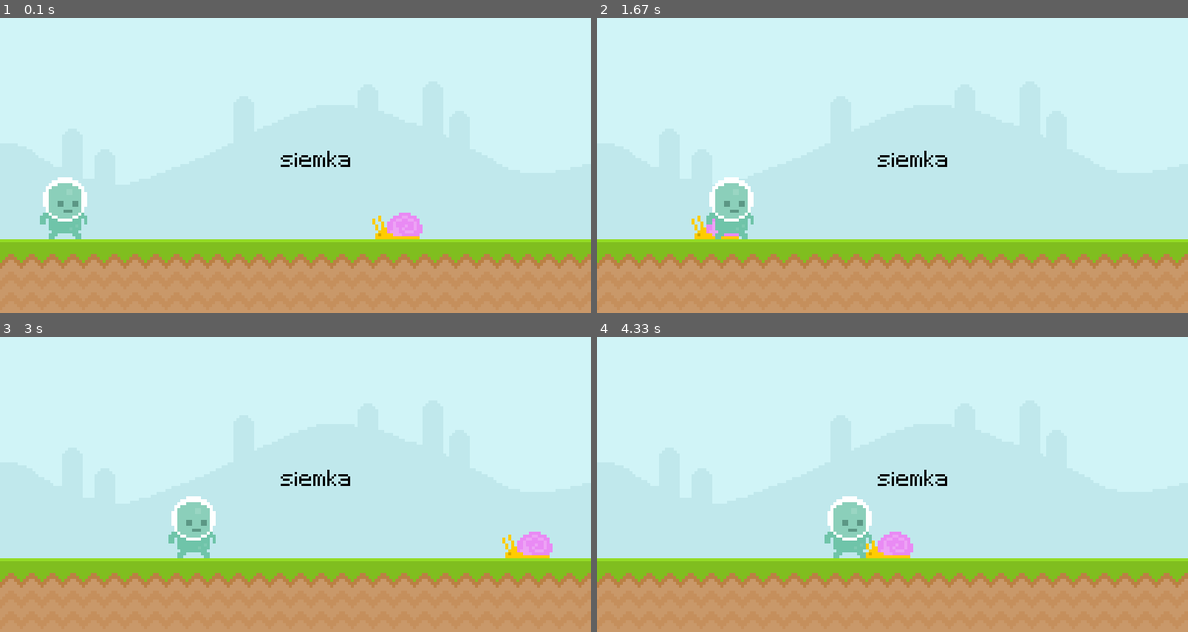
Above: before the commit, frames 1-4 (two rows, left to right).
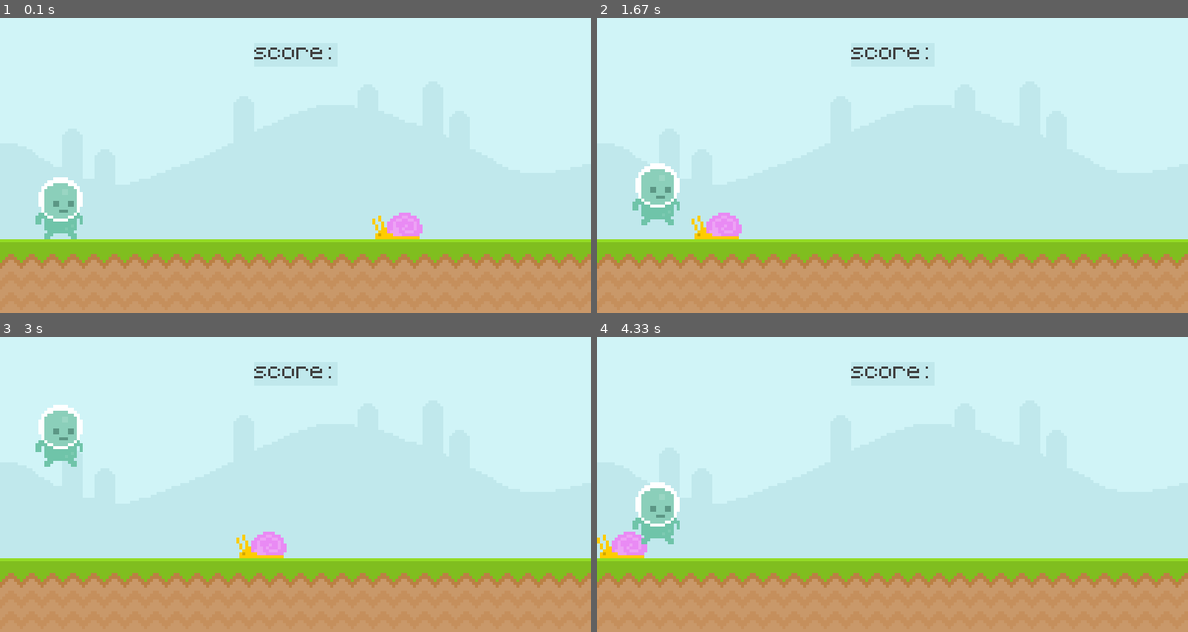
Above: after the commit, the same moments.

Repository: neczju/mysandbox
Game: pygame game, started from py/pygame/clear_code_tutorial/runner_game.py
Two runs of this game, one before a commit and one after it. Both use one fixed random seed, a clock stepped at 60 frames per second and the inputs below.
Inputs (mouse positions are in pixels of both pictures, inside the frame that each line leads up to):
- Up to frame 1 (0.1 s): no input
- Up to frame 2 (1.67 s): press the mouse at (656, 206) at 0.37 s; move the mouse to (762, 147) at 0.47 s; release the mouse at (868, 85) at 0.6 s; tap Space at 0.67 s; press the mouse at (656, 206) at 1.03 s; move the mouse to (715, 162) at 1.13 s; release the mouse at (768, 118) at 1.27 s
- Up to frame 3 (3 s): tap Space at 1.83, 2.17, 2.57, 2.87 s
- Up to frame 4 (4.33 s): tap Space at 3.4, 3.7, 3.9 s

The runs differ from the first frame. In frame 1, 1.1% of the frame differs, in the area x 6-60%, y 10-75%; in frame 2, 2.9%; in frame 3, 4.0%, in the area x 6-94%, y 10-75%; in frame 4, 4.0%.

Commit message:
updated pygame

Diff:
--- a/py/pygame/bulbasaur_clicker/bulbasaur_clicker.py
+++ b/py/pygame/bulbasaur_clicker/bulbasaur_clicker.py
@@ -1,6 +1,7 @@
 import pygame
 import shelve
 from pathlib import Path
+import sys
 
 pygame.init()
 
@@ -15,12 +16,18 @@
 bulb_surf = pygame.image.load(Path('assets/bulb.png')).convert_alpha()
 bulb_rect = bulb_surf.get_rect(center = (320, 240))
 
-
-if not Path('counter.db').exists():
-    counterFile = shelve.open('counter.db')
-    counterFile['counter'] = 0
-else:
-    counterFile = shelve.open('counter.db')
+if sys.platform == 'linux':
+    if not Path('counter').exists():
+        counterFile = shelve.open('counter')
+        counterFile['counter'] = 0
+    else:
+        counterFile = shelve.open('counter')
+elif sys.platform == 'win32':
+    if not Path('counter.dat').exists():
+        counterFile = shelve.open('counter')
+        counterFile['counter'] = 0
+    else:
+        counterFile = shelve.open('counter')
 
 counter_surf = game_font.render(f'pet counter: {counterFile['counter']}', True, 'white')
 counter_rect = counter_surf.get_rect(topleft = (0, 0))
--- a/py/pygame/clear_code_tutorial/runner_game.py
+++ b/py/pygame/clear_code_tutorial/runner_game.py
@@ -2,44 +2,77 @@
 
 pygame.init()
 
+# Window
 screen = pygame.display.set_mode((800, 400))
 pygame.display.set_caption('runner game')
 running = True
 clock = pygame.time.Clock()
-test_font = pygame.font.Font('font/Pixeltype.ttf', 50)
+game_active = True
 
+# Sky and ground Init
 sky_surface = pygame.image.load('graphics/Sky.png').convert()
 ground_surface = pygame.image.load('graphics/ground.png').convert()
 
-text_surface = test_font.render('siemka', False, 'black')
+# Score Init
+score_font = pygame.font.Font('font/Pixeltype.ttf', 50)
+score_surf = score_font.render('score: ', False, (64, 64, 64))
+score_rect = score_surf.get_rect(center = (400, 50))
 
+# Enemy Init
 snail_surface = pygame.image.load('graphics/snail/snail1.png').convert_alpha()
 snail_rect = snail_surface.get_rect(bottomright = (600, 300))
 
+# Player Init
 player_surface = pygame.image.load('graphics/Player/player_walk_1.png').convert_alpha()
 player_rect = player_surface.get_rect(midbottom = (80, 300))
+player_gravity = 0
 
 while running:
+    # Events
     for event in pygame.event.get():
         if event.type == pygame.QUIT:
             running = False
-        if event.type == pygame.MOUSEMOTION:
-            if player_rect.collidepoint(event.pos):
-                print('collision!')
+        if game_active:
+            if event.type == pygame.MOUSEBUTTONDOWN:
+                if player_rect.collidepoint(event.pos) and player_rect.bottom >= 300:
+                    if player_rect.bottom == 300:
+                        player_gravity = -20
+            if event.type == pygame.KEYDOWN:
+                if event.key == pygame.K_SPACE and player_rect.bottom >= 300:
+                        player_gravity = -20
+        else:
+            if event.type == pygame.KEYDOWN and event.key == pygame.K_SPACE:
+                    game_active = True
+                    snail_rect.x = 600
 
+        # if event.type == pygame.KEYUP:
+        #    print('key up')
 
-    screen.blit(sky_surface, (0, 0))
-    screen.blit(ground_surface, (0, 300))
-    screen.blit(text_surface, (380, 180))
-    snail_rect.x -= 4
-    if snail_rect.right <= 0:
-        snail_rect.left = 800
-    screen.blit(snail_surface, snail_rect)
+    # Draw
+    if game_active:
+        screen.blit(sky_surface, (0, 0))
+        screen.blit(ground_surface, (0, 300))
+        pygame.draw.rect(screen, '#c0e8ec', score_rect)
+        pygame.draw.rect(screen, '#c0e8ec', score_rect, 10)
+        screen.blit(score_surf, score_rect)
 
-    player_rect.x += 1
-    screen.blit(player_surface, player_rect)
+        snail_rect.x -= 4
+        if snail_rect.right <= 0:
+            snail_rect.left = 800
+        screen.blit(snail_surface, snail_rect)
 
+    # Player
+        player_gravity += 1
+        player_rect.y += player_gravity
+        if player_rect.bottom >= 300:
+            player_rect.bottom = 300
+        screen.blit(player_surface, player_rect)
 
+    # Collision
+        if snail_rect.colliderect(player_rect):
+            game_active = False
+    else:
+        screen.fill('black')
 
     pygame.display.update()
     clock.tick(60)
--- /dev/null
+++ b/py/pygame/getcoin/getcoin.py
@@ -0,0 +1,116 @@
+import pygame
+from pathlib import Path
+import random
+
+pygame.init()
+
+screen = pygame.display.set_mode((800, 600))
+running = True
+clock = pygame.time.Clock()
+dt = 0 # deltatime
+
+# Fonts
+timer_font = pygame.font.Font(Path('fonts/Roboto-Regular.ttf'), 30)
+score_font = pygame.font.Font(Path('fonts/Roboto-Regular.ttf'), 40)
+
+# Player
+player_surf = pygame.image.load(Path('assets/player_sprite.png')).convert_alpha()
+player_rect = player_surf.get_rect(center = (screen.get_width() / 2, screen.get_height() / 2))
+player_speed = 300
+player_pos = pygame.Vector2(player_rect.x, player_rect.y)
+
+# Score
+player_score = 0
+score_text = score_font.render(f'score: {player_score}', True, 'white')
+score_rect = score_text.get_rect(topleft = (0, 0))
+
+# Coin
+coin_surf = pygame.image.load(Path('assets/coin_sprite.png')).convert_alpha()
+coin_rect = coin_surf.get_rect(topleft = (-100, -100))
+
+# Timer
+game_active = True
+counter = 5
+pygame.time.set_timer(pygame.USEREVENT, 1000)
+timer_text = timer_font.render(f'timer: {counter}', True, 'white')
+timer_rect = timer_text.get_rect(topright = (800, 0))
+
+# Game over
+gameover_font = pygame.font.Font(Path('fonts/Roboto-Regular.ttf'), 50)
+gameover_text = gameover_font.render('GAME OVER!', True, 'black')
+gameover_rect = gameover_text.get_rect(center = (400, 300))
+
+while running:
+    for event in pygame.event.get():
+        if event.type == pygame.WINDOWCLOSE:
+            running = False
+        if event.type == pygame.USEREVENT:
+            counter -= 1
+            if counter <= 0:
+                game_active = False
+        if event.type == pygame.KEYDOWN and event.key == pygame.K_SPACE and not game_active:
+            game_active = True
+            counter = 5
+            player_score = 0
+
+
+    if game_active:
+        # Draw
+        screen.fill('black')
+
+
+        # Player movement
+        keys = pygame.key.get_pressed()
+        if keys[pygame.K_a]:
+            player_rect.x -= round(player_speed * dt)
+        if keys[pygame.K_d]:
+            player_rect.x += round(player_speed * dt)
+        if keys[pygame.K_w]:
+            player_rect.y -= round(player_speed * dt)
+        if keys[pygame.K_s]:
+            player_rect.y += round(player_speed * dt)
+
+        if player_rect.left <= 0:
+            player_rect.left = 0
+        if player_rect.right >= screen.get_width():
+            player_rect.right = screen.get_width()
+        if player_rect.top <= 0:
+            player_rect.top = 0
+        if player_rect.bottom >= screen.get_height():
+            player_rect.bottom = screen.get_height()
+
+        if player_rect.colliderect(coin_rect):
+            counter = 5
+            coin_rect.topleft = (-100, -100)
+            player_score += 1
+
+        screen.blit(player_surf, player_rect)
+
+        # Coin logic
+        #if coin_rect.x <= 0 or coin_rect.y <= 0 or coin_rect.x >= screen.get_width() or coin_rect.y >= screen.get_height():
+        if coin_rect.left <= 0 or coin_rect.right >= 800 or coin_rect.top <= 0 or coin_rect.bottom >= 600:
+            coin_rect.x = random.randint(0, screen.get_width())
+            coin_rect.y = random.randint(0, screen.get_height())
+        else:
+            screen.blit(coin_surf, coin_rect)
+
+        # Update timer and core
+        score_text = score_font.render(f'score: {player_score}', True, 'white')
+        timer_text = timer_font.render(f'timer: {counter}', True, 'white')
+
+        # Draw timer and core
+        screen.blit(score_text, score_rect)
+        screen.blit(timer_text, timer_rect)
+
+    else:
+        screen.fill('white')
+        score_text = score_font.render(f'score: {player_score}', True, 'black')
+
+        screen.blit(gameover_text, gameover_rect)
+        screen.blit(score_text, score_rect)
+
+
+    pygame.display.update()
+    dt = clock.tick(60) / 1000
+
+pygame.quit()
Binary file added: py/pygame/bulbasaur_clicker/bulbasaur_clicker/assets/bulb.png
Binary file added: py/pygame/bulbasaur_clicker/bulbasaur_clicker/font/Roboto-Regular.ttf
Binary file added: py/pygame/bulbasaur_clicker/counter
Binary file added: py/pygame/getcoin/assets/coin_sprite.png
Binary file added: py/pygame/getcoin/assets/player_sprite.png
Binary file added: py/pygame/getcoin/fonts/PixelifySans-VariableFont_wght.ttf
Binary file added: py/pygame/getcoin/fonts/Roboto-Regular.ttf
Not shown, added: py/pygame/bulbasaur_clicker/bulbasaur_clicker/bulbasaur_clicker
Not shown, added: py/pygame/bulbasaur_clicker/bulbasaur_clicker_linux.tar.xz
Not shown, added: py/pygame/getcoin/assets/player_sprite.png~
